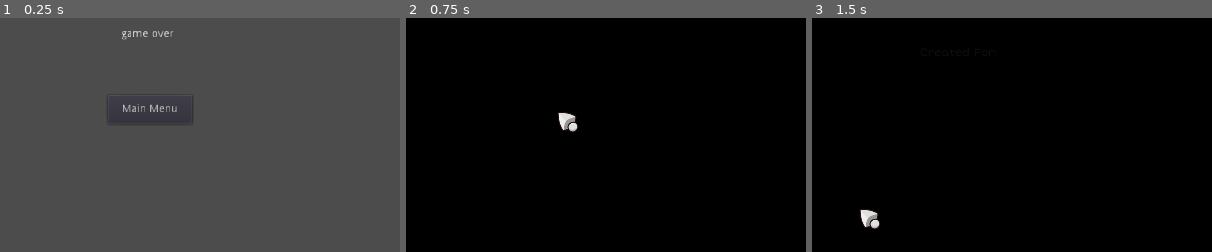
Above: before the commit, frames 1-3 (left to right).
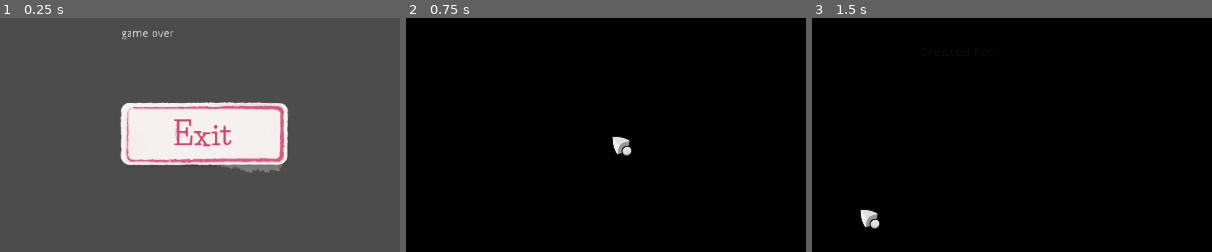
Above: after the commit, the same moments.

Repository: Tunadel/Unhackneyed-AFGRAL
Game: Godot game, scene res://Ui/Game OVer.tscn
The game is run twice, just before and just after one commit, with the same random seed, the same clock (stepped at 60 frames per second) and the same inputs. This scene is started directly instead of the project's main scene.
Inputs (mouse positions are % of the whole screen's width and height, from its top left; square brackets give the same spot before the commit, where the layout moved):
- Up to frame 1 (0.25 s): no input
- Up to frame 2 (0.75 s): click (57, 65) [50, 60] at 0.5 s
- Up to frame 3 (1.5 s): click (37, 81) at 1.25 s
The pictures show only the part of the screen within x 32-82%, y 41-91%; the shares and areas given below are measured in that part.

The runs differ from the first frame. In frame 1, 11% of the frame differs, in the area x 28-72%, y 34-67%; in frame 2, 0.7%; in frame 3, nothing differs.

Commit message:
Pause-Menu - sereia

Diff:
--- a/Assets/Materials/mosquitos.tres
+++ b/Assets/Materials/mosquitos.tres
@@ -2,24 +2,24 @@
 
 [ext_resource path="res://Assets/Textures/mosquitos.tres" type="Texture" id=1]
 
+[sub_resource type="VisualShaderNodeInput" id=1]
+input_name = "uv"
+
+[sub_resource type="VisualShaderNodeTexture" id=2]
+texture = ExtResource( 1 )
+
+[sub_resource type="VisualShaderNodeVectorOp" id=3]
+default_input_values = [ 0, Vector3( 0, 0, 0 ), 1, Vector3( 0.2, 0.2, 0.2 ) ]
+operator = 1
+
 [sub_resource type="VisualShaderNodeInput" id=4]
 input_name = "uv"
 
-[sub_resource type="VisualShaderNodeTexture" id=5]
-texture = ExtResource( 1 )
-
-[sub_resource type="VisualShaderNodeVectorOp" id=13]
-default_input_values = [ 0, Vector3( 0, 0, 0 ), 1, Vector3( 0.2, 0.2, 0.2 ) ]
-operator = 1
-
-[sub_resource type="VisualShaderNodeInput" id=10]
-input_name = "uv"
-
-[sub_resource type="VisualShaderNodeVectorOp" id=11]
+[sub_resource type="VisualShaderNodeVectorOp" id=5]
 default_input_values = [ 0, Vector3( 3, 3, 3 ), 1, Vector3( 0, 0, 0 ) ]
 operator = 2
 
-[sub_resource type="VisualShader" id=12]
+[sub_resource type="VisualShader" id=6]
 code = "shader_type spatial;
 uniform sampler2D tex_frg_3;
 
--- a/Assets/Materials/wind.tres
+++ b/Assets/Materials/wind.tres
@@ -2,24 +2,24 @@
 
 [ext_resource path="res://Assets/Textures/mosquitos.tres" type="Texture" id=1]
 
+[sub_resource type="VisualShaderNodeInput" id=1]
+input_name = "uv"
+
+[sub_resource type="VisualShaderNodeTexture" id=2]
+texture = ExtResource( 1 )
+
+[sub_resource type="VisualShaderNodeVectorOp" id=3]
+default_input_values = [ 0, Vector3( 0, 0, 0 ), 1, Vector3( 0.2, 0.2, 0.2 ) ]
+operator = 1
+
 [sub_resource type="VisualShaderNodeInput" id=4]
 input_name = "uv"
 
-[sub_resource type="VisualShaderNodeTexture" id=5]
-texture = ExtResource( 1 )
-
-[sub_resource type="VisualShaderNodeVectorOp" id=13]
-default_input_values = [ 0, Vector3( 0, 0, 0 ), 1, Vector3( 0.2, 0.2, 0.2 ) ]
-operator = 1
-
-[sub_resource type="VisualShaderNodeInput" id=10]
-input_name = "uv"
-
-[sub_resource type="VisualShaderNodeVectorOp" id=11]
+[sub_resource type="VisualShaderNodeVectorOp" id=5]
 default_input_values = [ 0, Vector3( 3, 3, 3 ), 1, Vector3( 0, 0, 0 ) ]
 operator = 2
 
-[sub_resource type="VisualShader" id=12]
+[sub_resource type="VisualShader" id=6]
 code = "shader_type spatial;
 uniform sampler2D tex_frg_3;
 
--- a/Assets/Models/Back to Main Menu.gd
+++ b/Assets/Models/Back to Main Menu.gd
@@ -1,4 +1,4 @@
-extends Button
+extends TextureButton
 
 func _ready():
 	get_tree().set_pause(false)
--- /dev/null
+++ b/Assets/Models/mermaid.tscn
@@ -0,0 +1,10 @@
+[gd_scene load_steps=3 format=2]
+
+[ext_resource path="res://Assets/Models/import_mermaid.dae" type="PackedScene" id=1]
+[ext_resource path="res://Assets/Materials/ell.tres" type="Material" id=2]
+
+[node name="Scene Root" instance=ExtResource( 1 )]
+
+[node name="Cube" parent="Armature/Skeleton" index="0"]
+transform = Transform( 0.997054, 0, -0.0767046, 0, 1, 0, 0.0767046, 0, 0.997054, 0.0740794, 0.213185, -0.387423 )
+material/0 = ExtResource( 2 )
--- a/Ui/Back to Main Menu.tscn
+++ b/Ui/Back to Main Menu.tscn
@@ -1,13 +1,14 @@
-[gd_scene load_steps=2 format=2]
+[gd_scene load_steps=3 format=2]
 
-[ext_resource path="res://Assets/Models/Back to Main Menu.gd" type="Script" id=1]
+[ext_resource path="res://exports card/ui-04.png" type="Texture" id=1]
+[ext_resource path="res://Assets/Models/Back to Main Menu.gd" type="Script" id=2]
 
-[node name="Back to Main Menu" type="Button"]
-margin_left = 465.374
-margin_top = 329.086
-margin_right = 573.374
-margin_bottom = 366.086
-text = "Main Menu"
-script = ExtResource( 1 )
+[node name="Back to Main Menu" type="TextureButton"]
+margin_left = 465.0
+margin_top = 329.0
+margin_right = 712.0
+margin_bottom = 429.0
+texture_normal = ExtResource( 1 )
+script = ExtResource( 2 )
 
 [connection signal="button_down" from="." to="." method="_on_Back_to_Main_Menu_button_down"]
--- a/Ui/Main_menu.tscn
+++ b/Ui/Main_menu.tscn
@@ -8,19 +8,17 @@
 [ext_resource path="res://exports card/ui-03.png" type="Texture" id=6]
 [ext_resource path="res://Ui/Play.gd" type="Script" id=7]
 [ext_resource path="res://Ui/Quit Game.tscn" type="PackedScene" id=8]
-[ext_resource path="res://exports card/ui-04.png" type="Texture" id=9]
-[ext_resource path="res://Ui/Quit Game.gd" type="Script" id=10]
-[ext_resource path="res://sound/music-ogg/Track_5.ogg" type="AudioStream" id=11]
-[ext_resource path="res://Ui/ShortStack-Regular.otf" type="DynamicFontData" id=12]
-
-[sub_resource type="VisualShaderNodeTexture" id=4]
+[ext_resource path="res://sound/music-ogg/Track_5.ogg" type="AudioStream" id=9]
+[ext_resource path="res://Ui/ShortStack-Regular.otf" type="DynamicFontData" id=10]
+
+[sub_resource type="VisualShaderNodeTexture" id=1]
 output_port_for_preview = 0
 texture = ExtResource( 1 )
 
-[sub_resource type="VisualShaderNodeInput" id=7]
+[sub_resource type="VisualShaderNodeInput" id=2]
 input_name = "uv"
 
-[sub_resource type="VisualShader" id=5]
+[sub_resource type="VisualShader" id=3]
 code = "shader_type canvas_item;
 uniform sampler2D tex_frg_3;
 
@@ -57,23 +55,22 @@
 flags/light_only = false
 nodes/vertex/0/position = Vector2( 560, 100 )
 nodes/fragment/0/position = Vector2( 980, 60 )
-nodes/fragment/3/node = SubResource( 4 )
+nodes/fragment/3/node = SubResource( 1 )
 nodes/fragment/3/position = Vector2( 800, 60 )
-nodes/fragment/4/node = SubResource( 7 )
+nodes/fragment/4/node = SubResource( 2 )
 nodes/fragment/4/position = Vector2( 639.006, 204.465 )
 nodes/fragment/connections = PoolIntArray( 3, 0, 0, 0, 4, 0, 3, 0 )
 
-[sub_resource type="ShaderMaterial" id=6]
-shader = SubResource( 5 )
-
-[sub_resource type="Theme" id=9]
+[sub_resource type="ShaderMaterial" id=4]
+shader = SubResource( 3 )
+
+[sub_resource type="Theme" id=5]
 default_font = ExtResource( 5 )
 
-[sub_resource type="DynamicFont" id=8]
-font_data = ExtResource( 12 )
-
-[sub_resource type="Animation" id=1]
-resource_name = "start"
+[sub_resource type="DynamicFont" id=6]
+font_data = ExtResource( 10 )
+
+[sub_resource type="Animation" id=7]
 length = 12.0
 tracks/0/type = "value"
 tracks/0/path = NodePath("fundo/Label2:visible")
@@ -326,17 +323,11 @@
 script = ExtResource( 7 )
 level = "res://Lvls/Test-Lvl-snow.tscn"
 
-[node name="Quit Game" type="TextureButton" parent="Control" instance=ExtResource( 8 )]
-anchor_left = 1.0
-anchor_right = 1.0
-margin_left = -247.0
-margin_bottom = 100.0
-texture_normal = ExtResource( 9 )
-script = ExtResource( 10 )
+[node name="Quit Game" parent="Control" instance=ExtResource( 8 )]
 
 [node name="AudioStreamPlayer" type="AudioStreamPlayer" parent="."]
 pause_mode = 2
-stream = ExtResource( 11 )
+stream = ExtResource( 9 )
 autoplay = true
 
 [node name="Label" type="Label" parent="."]
@@ -353,7 +344,7 @@
 
 [node name="AnimationPlayer" type="AnimationPlayer" parent="."]
 autoplay = "start"
-anims/start = SubResource( 1 )
+anims/start = SubResource( 7 )
 
 [node name="fundo" type="ColorRect" parent="."]
 editor/display_folded = true
@@ -464,9 +455,8 @@
 margin_left = -219.0
 margin_top = -28.0
 margin_right = 219.0
-custom_fonts/font = SubResource( 2 )
+custom_fonts/font = SubResource( 8 )
 text = "Scowsh"
 align = 1
 
 [connection signal="button_down" from="Control/Play" to="Control/Play" method="_on_Button_button_down"]
-[connection signal="button_down" from="Control/Quit Game" to="Control/Quit Game" method="_on_Quit_Game_button_down"]
Not shown: 1 places in Assets/Materials/mosquitos.tres that only renumber resources
Not shown: 1 places in Assets/Materials/wind.tres that only renumber resources
Not shown, changed: Assets/Models/Boat.tscn
Not shown, added: Assets/Models/import_mermaid.dae
Not shown, added: Assets/Models/import_mermaid.dae.import
Not shown: 10 places in Ui/Main_menu.tscn that only renumber resources
